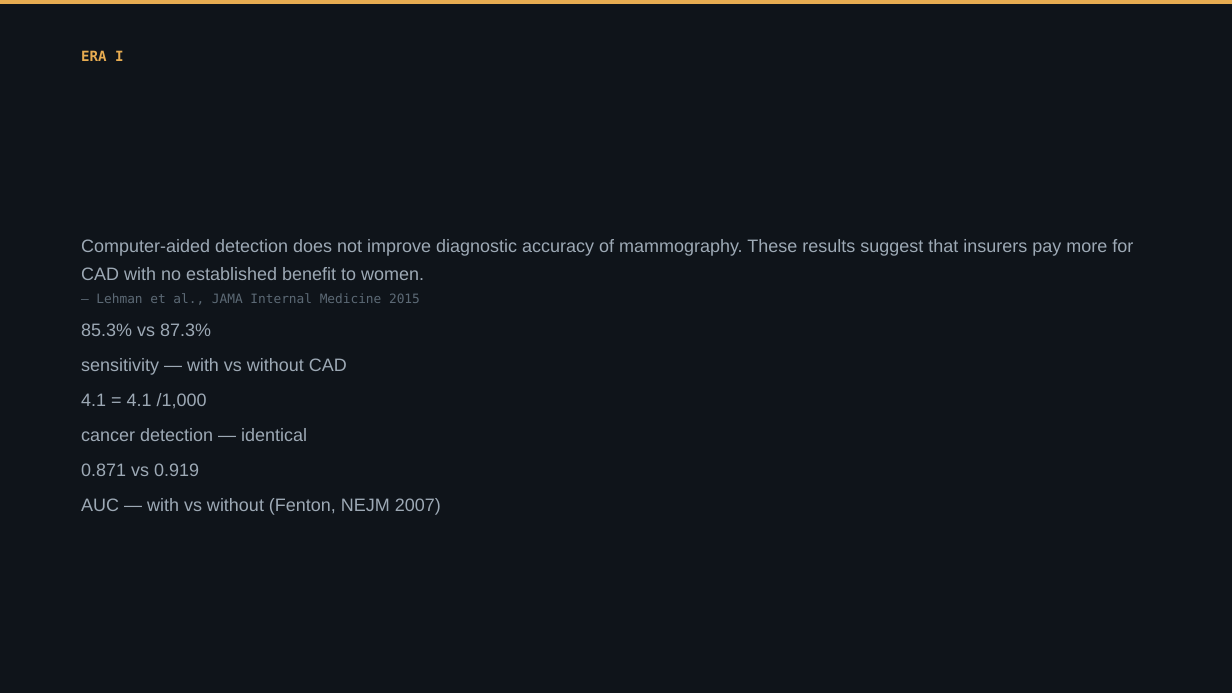
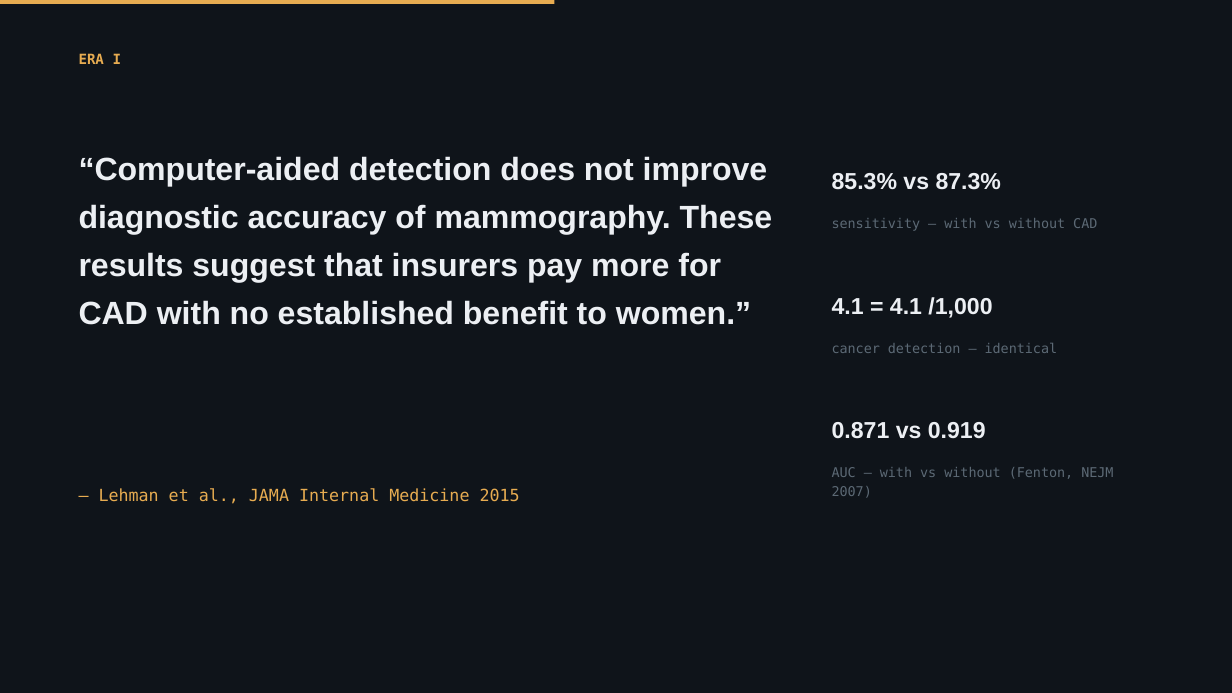
Before and after one commit to Emory-HITI/Mammo, a slide deck: slide 5 of keynote-iwbi-2026/pptx/sections/IWBI2026_Trivedi_01_CAD.pptx. Drawn at 1232x693 pixels with LibreOffice and Linux fonts; fonts in the diff are those of the drawing. Boxes give left, top, right and bottom in pixels: in the first picture for what was removed or moved away, otherwise in the second. Text is boxed around its words. In the diff, an @@ line names an element or a change of style, - is before the commit and + after.

```diff
--- a/keynote-iwbi-2026/pptx/sections/IWBI2026_Trivedi_01_CAD.pptx
+++ b/keynote-iwbi-2026/pptx/sections/IWBI2026_Trivedi_01_CAD.pptx
@@ rectangle: place and size @@
-rectangle at bbox=[0, 0, 1232, 4]
+rectangle at bbox=[0, 0, 555, 4]
@@ text "ERA I" at bbox=[79, 53, 121, 64]: line spacing 1.28 to 1; less space between paragraphs @@
@@ text at bbox=[79, 156, 773, 325]: text changed; size 14 to 25 pt; text colour #9DA9B5 to #ECEFF3; bold on @@
-Computer-aided detection does not improve diagnostic accuracy of mammography. These results suggest that insurers pay more for CAD with no established benefit to women.
+“Computer-aided detection does not improve diagnostic accuracy of mammography. These results suggest that insurers pay more for CAD with no established benefit to women.”
@@ text "85.3% vs 87.3%": place and size @@
-text "85.3% vs 87.3%" at bbox=[81, 323, 211, 336]
+text "85.3% vs 87.3%" at bbox=[832, 173, 1001, 190]
@@ text "sensitivity — with vs without ...": place and size @@
-text "sensitivity — with vs without ..." at bbox=[81, 358, 347, 375]
+text "sensitivity — with vs without ..." at bbox=[832, 218, 1097, 231]
@@ size 14 to 18 pt, text colour #9DA9B5 to #ECEFF3, bold on; line spacing 1.28 to 1; less space between paragraphs in 3 elements at bbox=[832, 422, 986, 439], bbox=[832, 173, 1001, 190], bbox=[832, 297, 992, 318] @@
@@ text "4.1 = 4.1 /1,000": place and size @@
-text "4.1 = 4.1 /1,000" at bbox=[81, 393, 207, 408]
+text "4.1 = 4.1 /1,000" at bbox=[832, 297, 992, 318]
@@ size 14 to 10.5 pt, font Arial to DejaVu Sans Mono, text colour #9DA9B5 to #5C6975; line spacing 1.28 to 1.15; less space between paragraphs in 3 elements at bbox=[832, 467, 1113, 498], bbox=[832, 218, 1097, 231], bbox=[832, 343, 1058, 353] @@
@@ text "cancer detection — identical": place and size @@
-text "cancer detection — identical" at bbox=[81, 428, 307, 441]
+text "cancer detection — identical" at bbox=[832, 343, 1058, 353]
@@ text "0.871 vs 0.919": place and size @@
-text "0.871 vs 0.919" at bbox=[81, 463, 199, 476]
+text "0.871 vs 0.919" at bbox=[832, 422, 986, 439]
@@ text "AUC — with vs without ...": place and size @@
-text "AUC — with vs without ..." at bbox=[81, 498, 441, 515]
+text "AUC — with vs without ..." at bbox=[832, 467, 1113, 498]
@@ text "— Lehman et al., JAMA ...": place and size @@
-text "— Lehman et al., JAMA ..." at bbox=[96, 293, 420, 305]
+text "— Lehman et al., JAMA ..." at bbox=[99, 488, 520, 504]
@@ text "— Lehman et al., JAMA ..." at bbox=[99, 488, 520, 504]: size 10 to 13 pt, text colour #5C6975 to #E7AC51; line spacing 1.3 to 1; less space between paragraphs @@
```
Also in this commit, not shown: 6 other slides changed, 1 other file.
